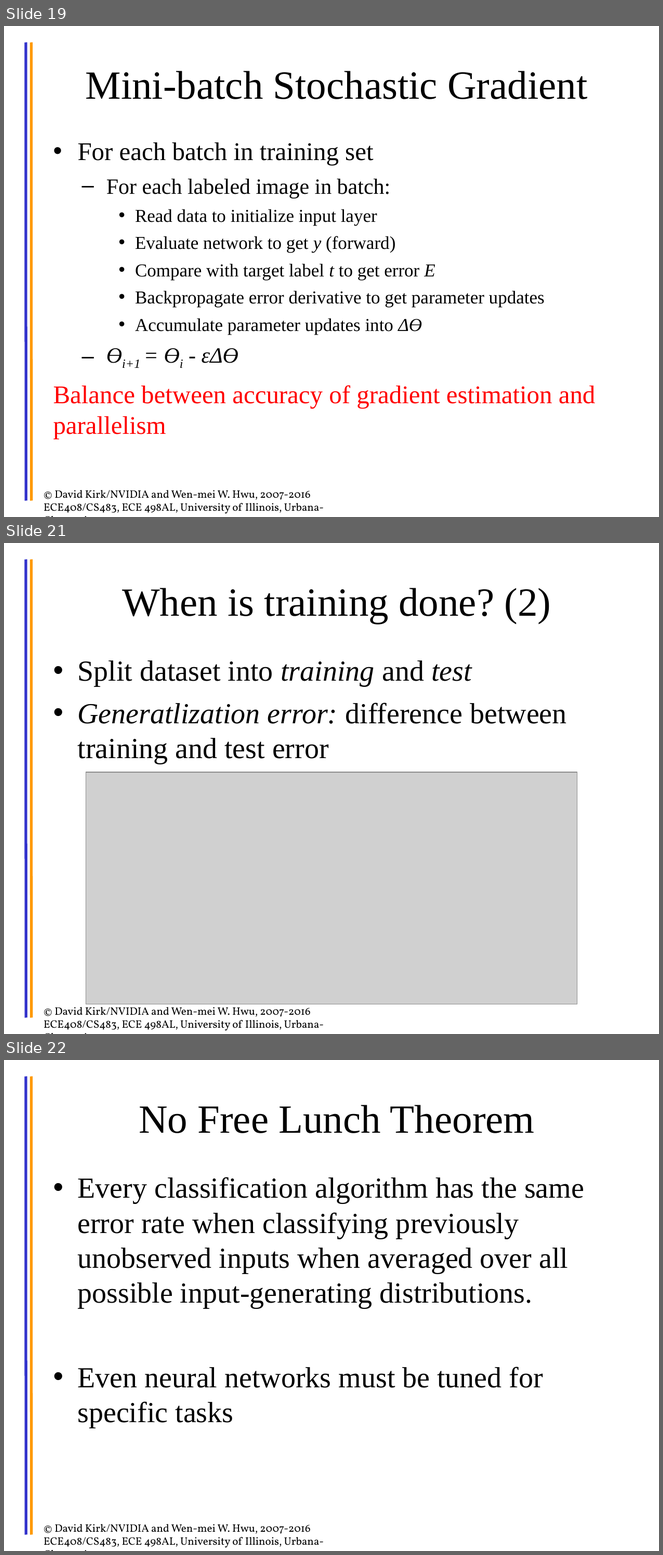
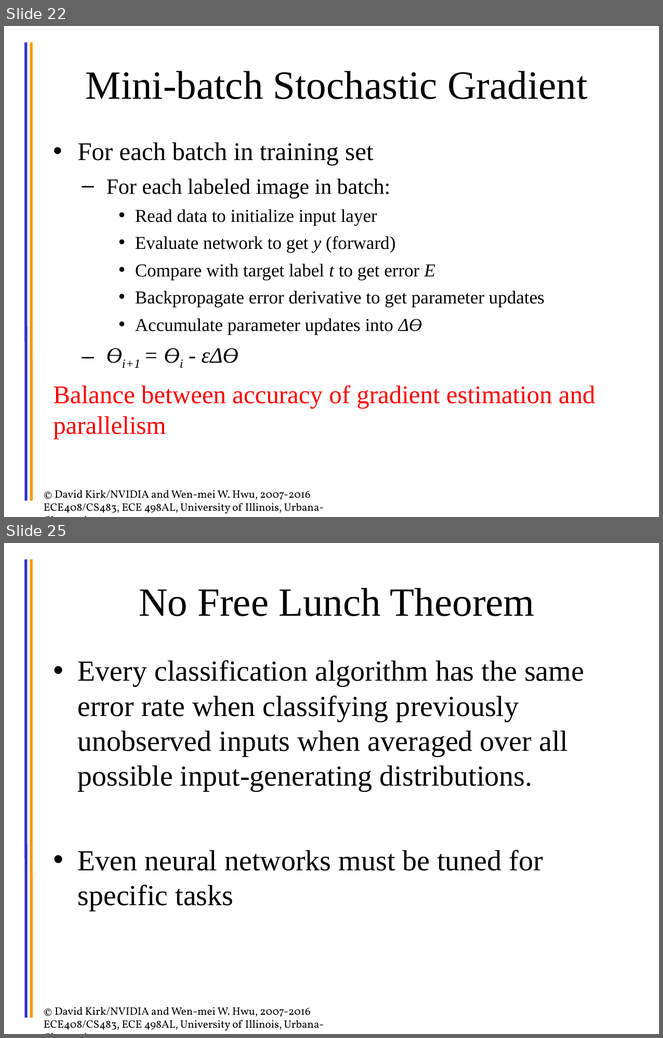
Before and after one commit to cwpearson/hugo-cwpearson, a slide deck: static/pptx/2017FA_ECE408_dl02_FF-Gradient.pptx. Shown one above the other, each under a label of ours: slides 19, 21 and 22 before the commit, slides 22 and 25 after it; the slides between them are not shown. The pictures are 663x1555 and 663x1038 pixels, drawn with LibreOffice and Linux fonts; fonts in the diff are those of the drawing; grey boxes stand for pictures. Boxes give left, top, right and bottom in pixels: in the first picture for what was removed or moved away, otherwise in the second. Text is boxed around its words. In the diff, an @@ line names an element or a change of style, - is before the commit and + after.

```diff
--- a/static/pptx/2017FA_ECE408_dl02_FF-Gradient.pptx
+++ b/static/pptx/2017FA_ECE408_dl02_FF-Gradient.pptx
@@ slide 21 removed at [4, 543, 659, 1034], background #FFFFFF; not listed: 3 template elements that a slide beside it also shows @@
@@ title removed at [122, 588, 551, 624] @@
-When is training done? (2)
@@ text removed at [78, 661, 567, 764] @@
-• Split dataset into training and test
-• Generatlization error: difference between training and test error
@@ picture removed at [86, 772, 577, 1004] @@
@@ what was slide 19 is now slide 22 @@
@@ what was slide 22 is now slide 25 @@
```
Also in this commit, not shown: 7 slides changed, 4 slides added, 4 other files.
